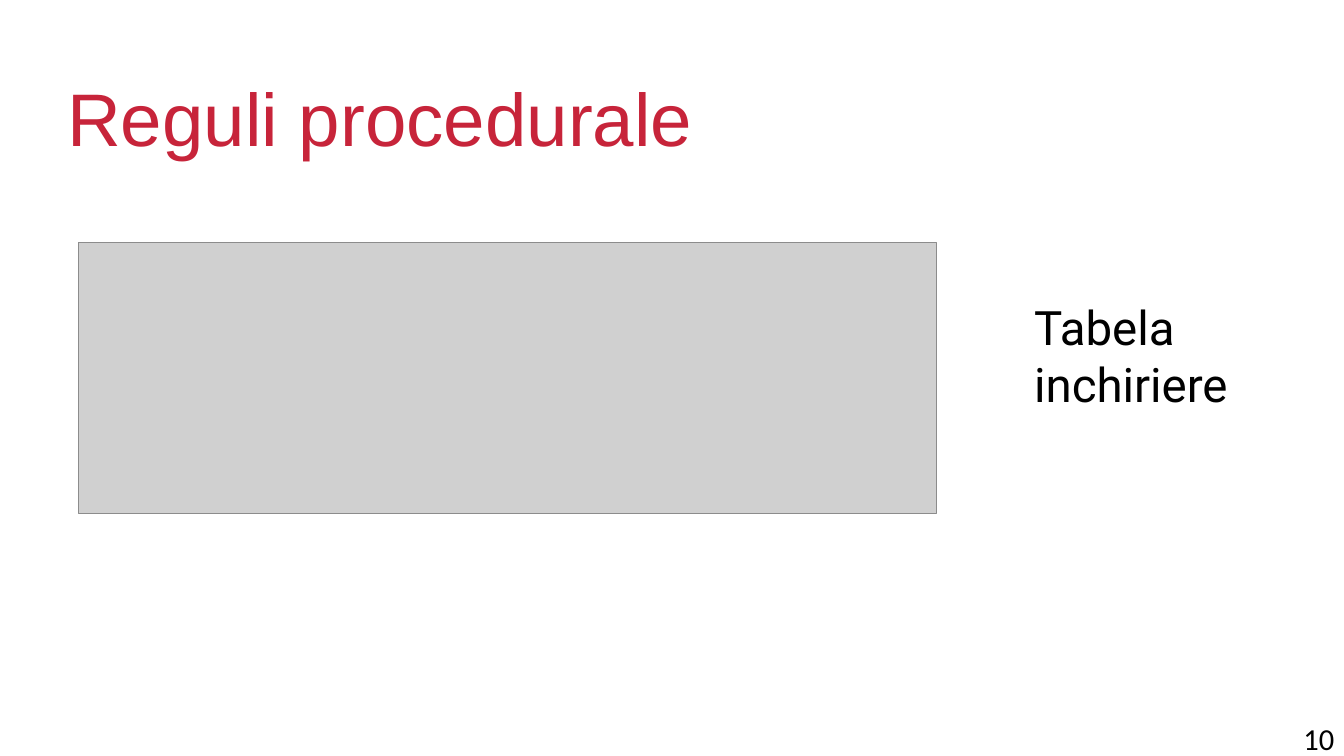
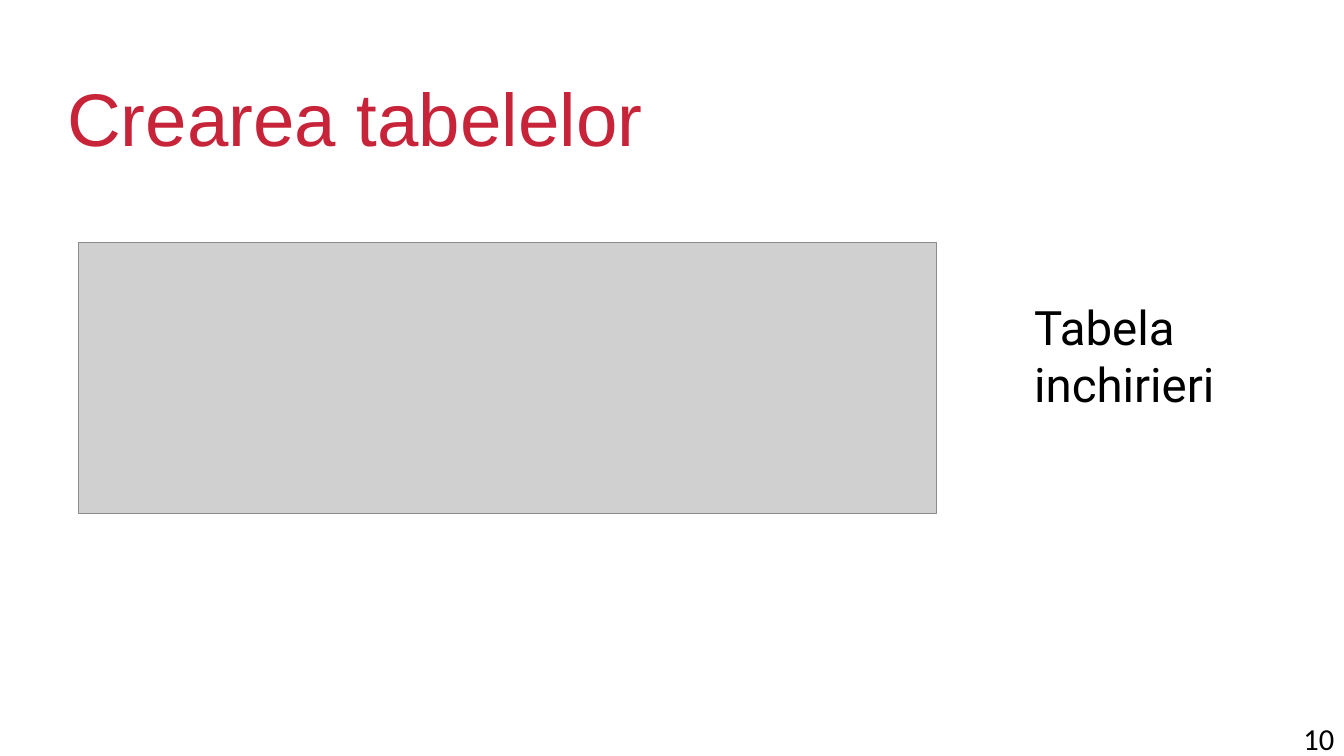
Before and after one commit to nan-dre/OLDI, a slide deck: slide 10 of Powerpoint/Baze de date biblioteca.pptx. Drawn at 1344x756 pixels with LibreOffice and Linux fonts; fonts in the diff are those of the drawing; grey boxes stand for pictures; background and template pictures are left out. Boxes give left, top, right and bottom in pixels: in the first picture for what was removed or moved away, otherwise in the second. Text is boxed around its words. In the diff, an @@ line names an element or a change of style, - is before the commit and + after.

```diff
--- a/Powerpoint/Baze de date biblioteca.pptx
+++ b/Powerpoint/Baze de date biblioteca.pptx
@@ title at bbox=[67, 92, 643, 147]: text changed @@
-Reguli procedurale
+Crearea tabelelor
@@ text at bbox=[1034, 309, 1214, 403]: text changed @@
-Tabela inchiriere
+Tabela inchirieri
```
Also in this commit, not shown: 5 other slides changed, 1 slide added, 1 slide removed, 1 other file.
